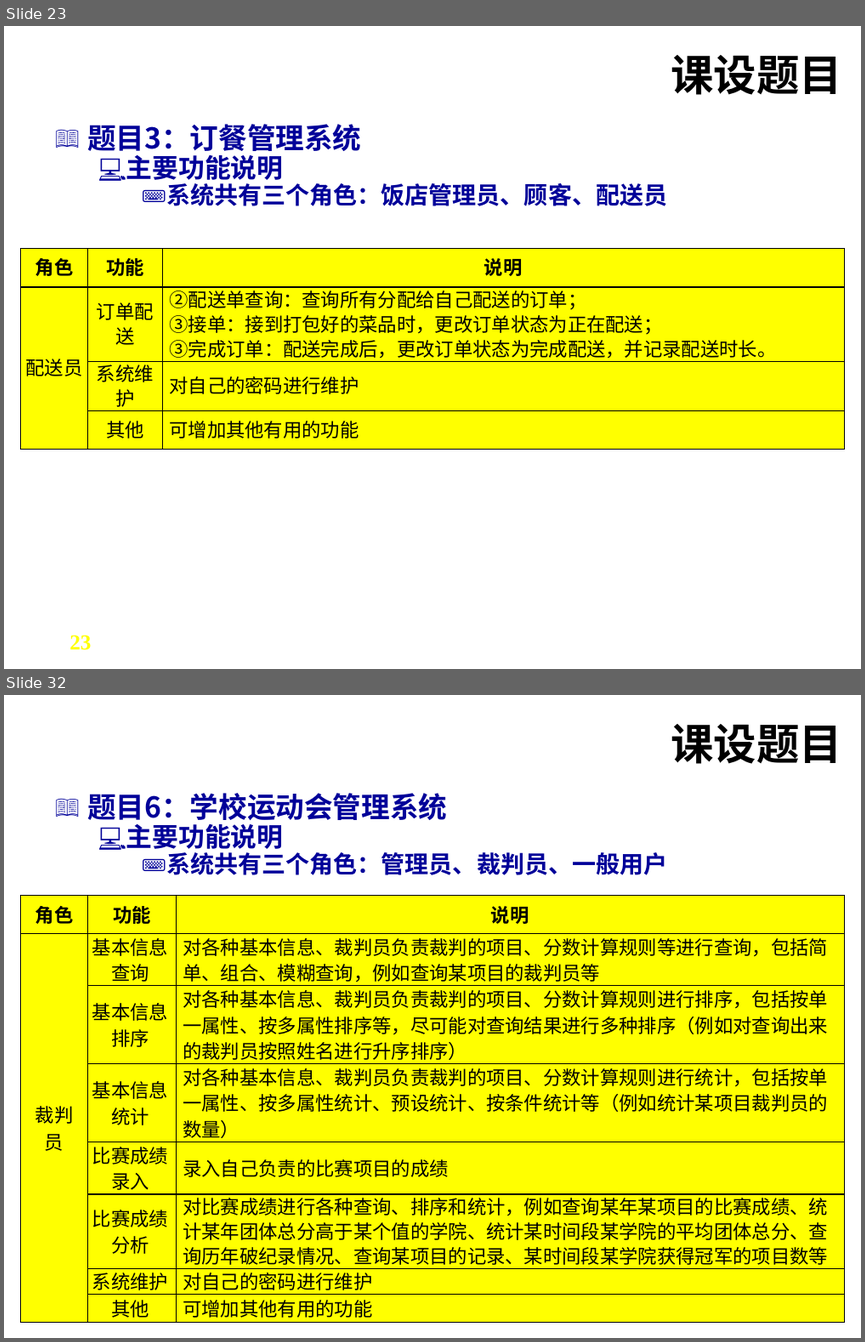
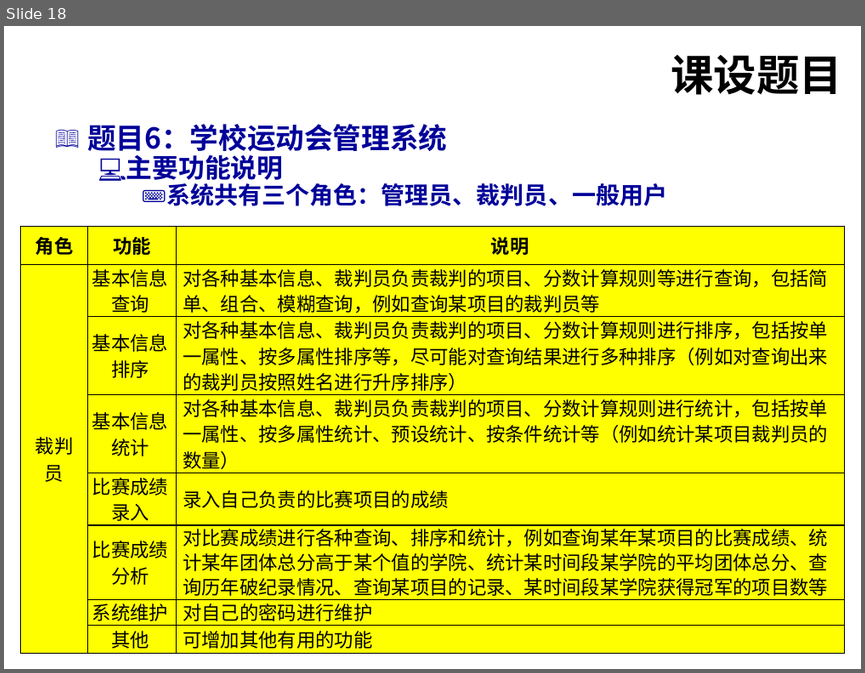
Before and after one commit to qiling-art/-, a slide deck: 《程序设计基础（C语言）课程设计》动员-2024.pptx. Shown one above the other, each under a label of ours: slides 23 and 32 before the commit, slide 18 after it; the slides between them are not shown. The pictures are 865x1342 and 865x673 pixels, drawn with LibreOffice and Linux fonts; fonts in the diff are those of the drawing; background and template pictures are left out. Boxes give left, top, right and bottom in pixels: in the first picture for what was removed or moved away, otherwise in the second. Text is boxed around its words. In the diff, an @@ line names an element or a change of style, - is before the commit and + after.

```diff
--- a/《程序设计基础（C语言）课程设计》动员-2024.pptx
+++ b/《程序设计基础（C语言）课程设计》动员-2024.pptx
@@ slide 23 removed at bbox=[4, 26, 861, 669], background picture (left out); not listed: 1 template element that a slide beside it also shows @@
@@ title removed at bbox=[670, 55, 842, 95] @@
-课设题目
@@ text removed at bbox=[87, 124, 667, 206] @@
-📖 题目3：订餐管理系统
-  💻 主要功能说明
-    ⌨ 系统共有三个角色：饭店管理员、顾客、配送员
@@ table removed at bbox=[21, 248, 844, 442], 4 rows, 3 columns @@
-角色 | 功能 | 说明
-配送员 | 订单配送 | ②配送单查询：查询所有分配给自己配送的订单； / ③接单：接到打包好的菜品时，更改订单状态为正在配送； / ③完成订单：配送完成后，更改订单状态为完成配送，并记录配送时长。
- | 系统维护 | 对自己的密码进行维护
- | 其他 | 可增加其他有用的功能
@@ what was slide 32 is now slide 18 @@
```
Also in this commit, not shown: 1 slide added, 14 other slides removed, 2 other files.
